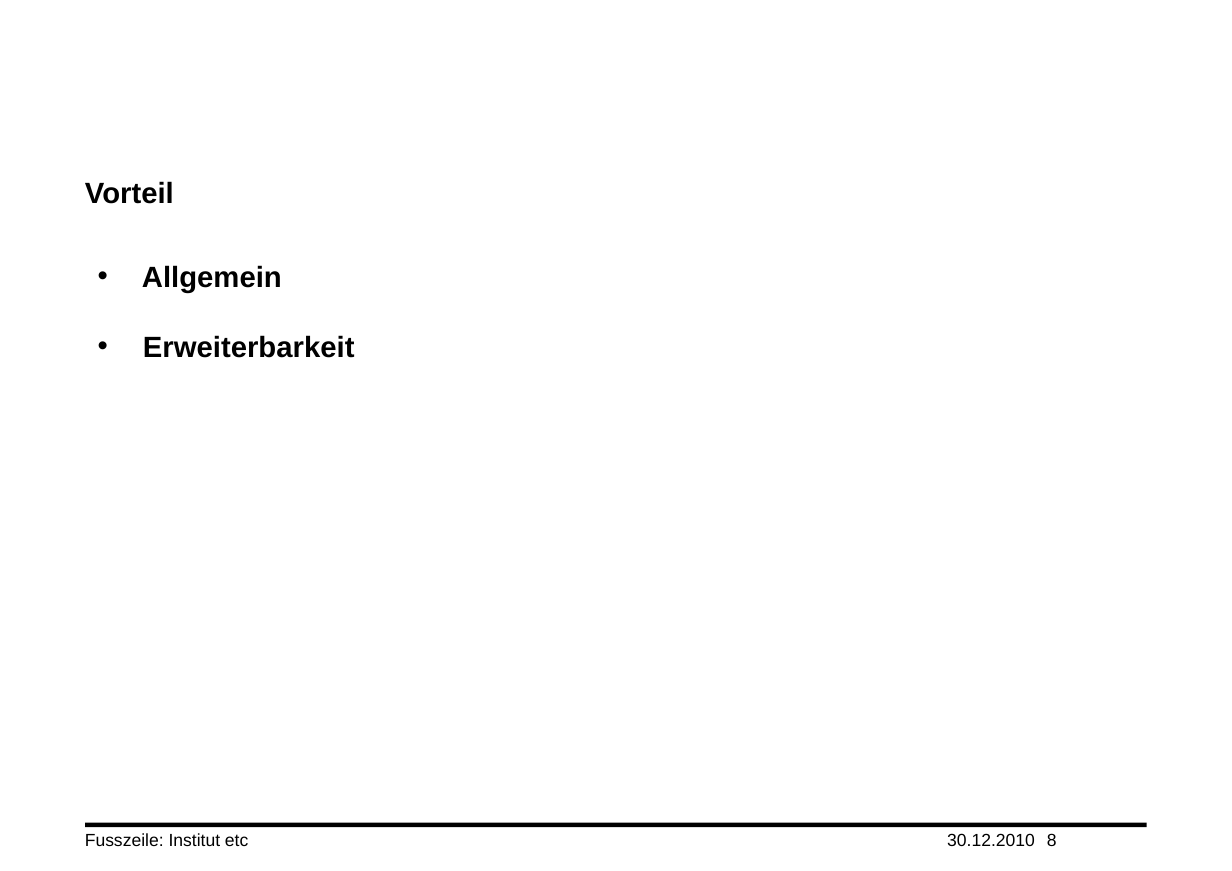
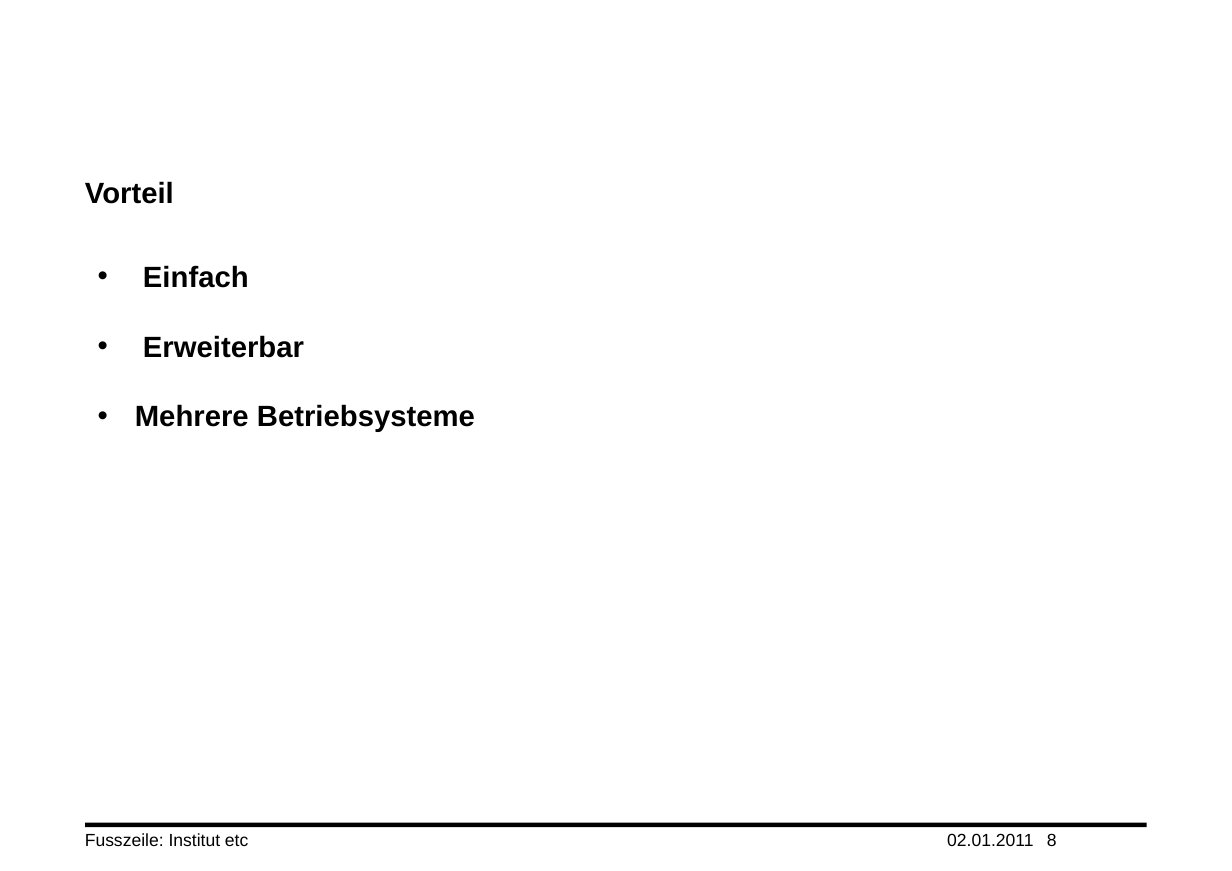
Before and after one commit to yuai/newtonscheaxiom, a slide deck: slide 8 of wiki/truong_xander.pptx. Drawn at 1232x871 pixels with LibreOffice and Linux fonts; fonts in the diff are those of the drawing; background and template pictures are left out. Boxes give left, top, right and bottom in pixels: in the first picture for what was removed or moved away, otherwise in the second. Text is boxed around its words. In the diff, an @@ line names an element or a change of style, - is before the commit and + after.

```diff
--- a/wiki/truong_xander.pptx
+++ b/wiki/truong_xander.pptx
@@ text at box(135, 265, 475, 432): text changed @@
-• Allgemein
-• Erweiterbarkeit
+• Einfach
+• Erweiterbar
+• Mehrere Betriebsysteme
@@ text at box(947, 833, 1033, 846): text changed @@
-30.12.2010
+02.01.2011
```
Also in this commit, not shown: 9 other slides changed.
